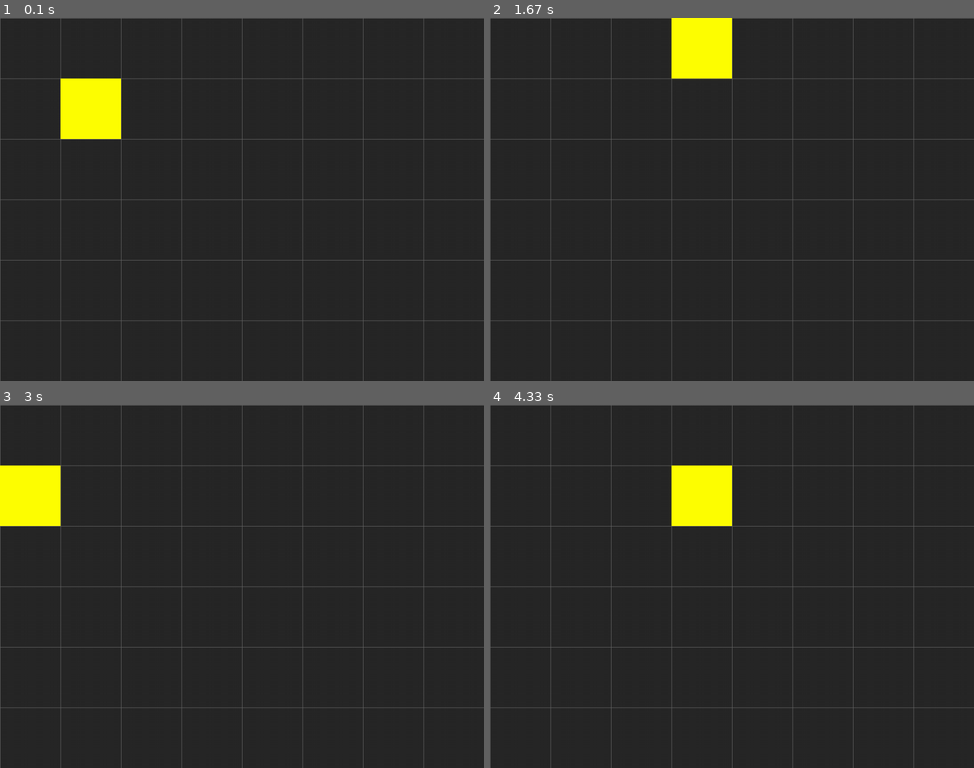
Above: before the commit, frames 1-4 (two rows, left to right).
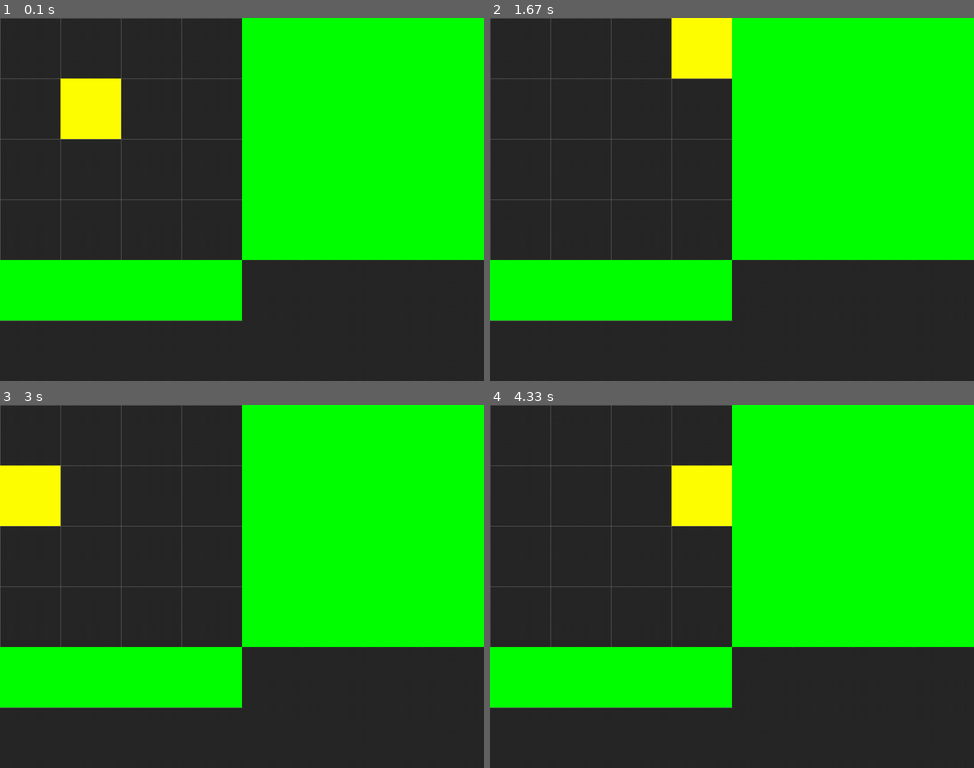
Above: after the commit, the same moments.

Repository: WyattSt/group-2
Game: pygame game, started from Invisible Stalker Improved/main.py
Same seed, same stepped clock (60 frames per second), same inputs: the game is played once before the commit and once after it.
Inputs:
- Up to frame 1 (0.1 s): no input
- Up to frame 2 (1.67 s): hold D 0.33-0.8 s; hold W 0.83-1.13 s; hold D 1.17-1.63 s
- Up to frame 3 (3 s): hold A 1.67-2.2 s; hold S 2.23-2.53 s; hold A 2.57-2.97 s
- Up to frame 4 (4.33 s): hold W 3-3.37 s; hold D 3.4-4.03 s; hold S from 4.07 s (still down)

The runs differ from the first frame. In frame 1, 42% of the frame differs, in the area x 0-100%, y 0-100%; in frame 2, 42%; in frame 3, 42%; in frame 4, 42%.

Commit message:
Changed grid to 4x4
grid is now 4x4 and boundaries accommodate; changing boundaries changed color to green?

Diff:
--- a/Invisible Stalker Improved/main.py
+++ b/Invisible Stalker Improved/main.py
@@ -22,18 +22,18 @@
         self.player = Player(self, 1, 1)
 
         # BOUNDARIES
-        for x in range(0, 8):
+        for x in range(0, 4):
             Wall(self, x, -1)       #top boundary
 
-        for x in range(0, 8):
-            Wall(self, x, 6)        #bottom boundary
+        for x in range(0, 4):
+            Wall(self, x, 4)        #bottom boundary
 
         for x in range(-1, 0):
-            for y in range(0,6):
+            for y in range(0,4):
                 Wall(self, x, y)    #left boundary
 
-        for x in range(8, 9):
-            for y in range(0, 6):
+        for x in range(4, 9):
+            for y in range(0, 4):
                 Wall(self, x, y)
 
     # Continually update whats on screen
@@ -56,9 +56,9 @@
     # Draws a grid to help show tiles
     def draw_grid(self):
         for x in range(0, WIDTH, TILESIZE):
-            pg.draw.line(self.screen, LIGHTGREY, (x, 0), (x, HEIGHT))
+            pg.draw.line(self.screen, LIGHTGREY, (x, 0), (x, GRIDx))
         for y in range(0, HEIGHT, TILESIZE):
-            pg.draw.line(self.screen, LIGHTGREY, (0, y), (WIDTH, y))
+            pg.draw.line(self.screen, LIGHTGREY, (0, y), (GRIDy, y))
 
     # Draw function
     def draw(self):
--- a/Invisible Stalker Improved/settings.py
+++ b/Invisible Stalker Improved/settings.py
@@ -15,7 +15,11 @@
 TITLE = "The Invisible Stalker"
 BGCOLOR = DARKGREY
 
+# 4x4 Grid
+GRIDx = 512
+GRIDy = 512
+
 # Set size of the tiles
 TILESIZE = 128
-GRIDWIDTH = WIDTH/ TILESIZE
-GRIDHEIGHT = HEIGHT / TILESIZE
+GRIDWIDTH = GRIDx / TILESIZE
+GRIDHEIGHT = GRIDy / TILESIZE
